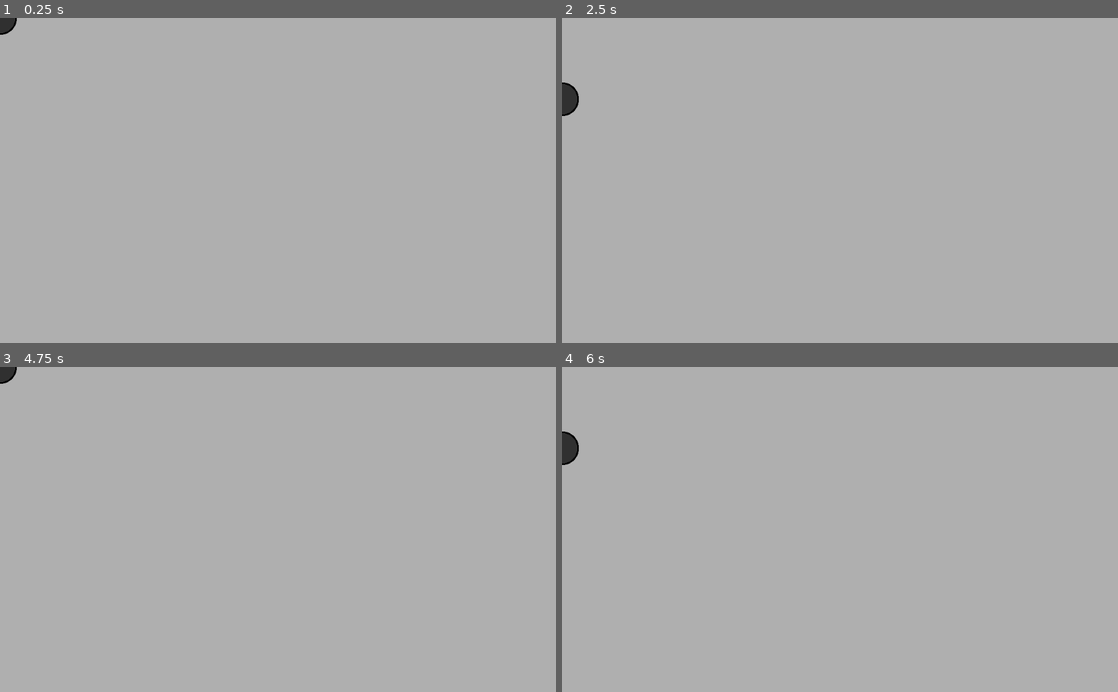
Above: before the commit, frames 1-4 (two rows, left to right).
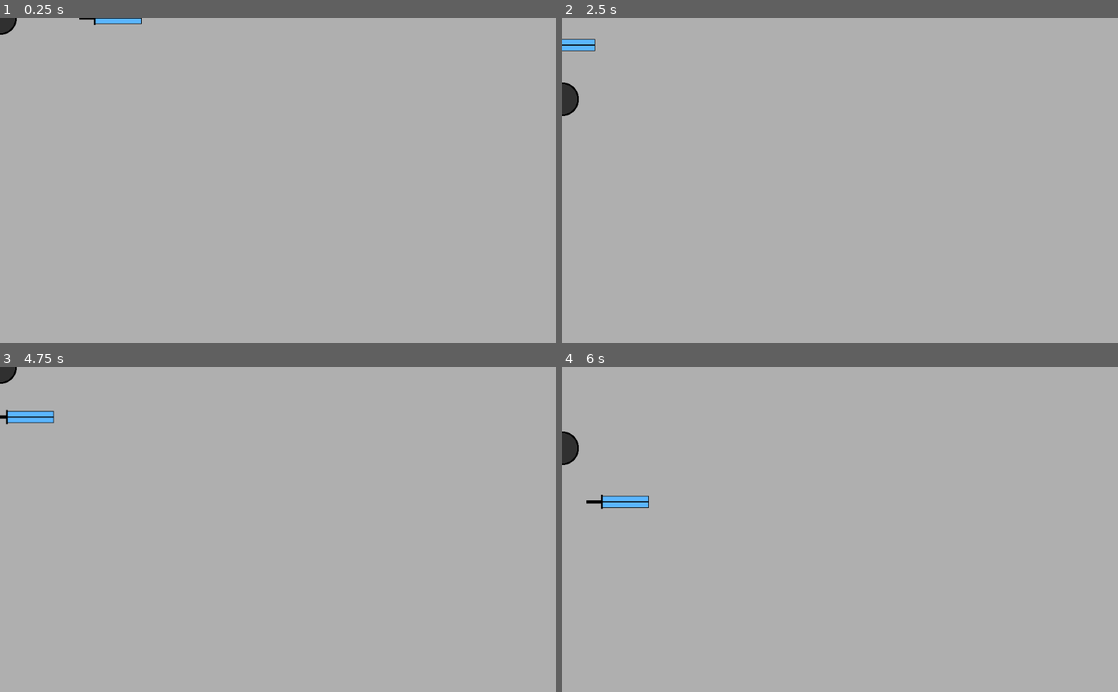
Above: after the commit, the same moments.

Repository: Izook/psychic-blade
Game: Godot game, scene res://scenes/Main.tscn
Same seed, same stepped clock (60 frames per second), same inputs: the game is played once before the commit and once after it.
Inputs:
- Up to frame 1 (0.25 s): no input
- Up to frame 2 (2.5 s): tap Enter at 0.5 s; hold D (rotate_right, bound only after the commit) 0.53-1.28 s; hold S (pull_in, bound only after the commit) 0.53-1.28 s; tap W (push_out, bound only after the commit) at 0.8, 1.35, 2.3 s; hold Down (move_down) 1.28-2.03 s; tap S (pull_in, bound only after the commit) at 1.55 s; hold D (rotate_right, bound only after the commit) from 2.03 s (still down); hold S (pull_in, bound only after the commit) from 2.03 s (still down)
- Up to frame 3 (4.75 s): release D (rotate_right, bound only after the commit) at 2.78 s; release S (pull_in, bound only after the commit) at 2.78 s; hold Up (move_up) 2.78-3.53 s; tap W (push_out, bound only after the commit) at 2.85, 3.8, 4.35 s; tap S (pull_in, bound only after the commit) at 3.05, 4.55 s; hold S (pull_in, bound only after the commit) 3.53-4.28 s; hold A (rotate_left, bound only after the commit) from 3.53 s (still down); tap Space at 4.25 s
- Up to frame 4 (6 s): release A (rotate_left, bound only after the commit) at 5.03 s; hold Down (move_down) 5.03-5.78 s; hold S (pull_in, bound only after the commit) 5.03-5.78 s; tap W (push_out, bound only after the commit) at 5.3, 5.85 s; hold D (rotate_right, bound only after the commit) from 5.78 s (still down)

The runs differ from the first frame. In frame 1, 0.2% of the frame differs, in the area x 14-26%, y 0-3%; in frame 2, 0.2%; in frame 3, 0.4%; in frame 4, 0.4%, in the area x 4-16%, y 39-44%.

Commit message:
Get blade to rotate around player

Diff:
--- a/project.godot
+++ b/project.godot
@@ -42,6 +42,26 @@
 "events": [ Object(InputEventKey,"resource_local_to_scene":false,"resource_name":"","device":0,"alt":false,"shift":false,"control":false,"meta":false,"command":false,"pressed":false,"scancode":16777232,"unicode":0,"echo":false,"script":null)
  ]
 }
+rotate_left={
+"deadzone": 0.5,
+"events": [ Object(InputEventKey,"resource_local_to_scene":false,"resource_name":"","device":0,"alt":false,"shift":false,"control":false,"meta":false,"command":false,"pressed":false,"scancode":65,"unicode":0,"echo":false,"script":null)
+ ]
+}
+rotate_right={
+"deadzone": 0.5,
+"events": [ Object(InputEventKey,"resource_local_to_scene":false,"resource_name":"","device":0,"alt":false,"shift":false,"control":false,"meta":false,"command":false,"pressed":false,"scancode":68,"unicode":0,"echo":false,"script":null)
+ ]
+}
+push_out={
+"deadzone": 0.5,
+"events": [ Object(InputEventKey,"resource_local_to_scene":false,"resource_name":"","device":0,"alt":false,"shift":false,"control":false,"meta":false,"command":false,"pressed":false,"scancode":87,"unicode":0,"echo":false,"script":null)
+ ]
+}
+pull_in={
+"deadzone": 0.5,
+"events": [ Object(InputEventKey,"resource_local_to_scene":false,"resource_name":"","device":0,"alt":false,"shift":false,"control":false,"meta":false,"command":false,"pressed":false,"scancode":83,"unicode":0,"echo":false,"script":null)
+ ]
+}
 
 [rendering]
 
--- /dev/null
+++ b/scenes/Blade.tscn
@@ -0,0 +1,27 @@
+[gd_scene load_steps=4 format=2]
+
+[ext_resource path="res://assets/blade.png" type="Texture" id=1]
+[ext_resource path="res://scripts/Blade.gd" type="Script" id=2]
+
+[sub_resource type="RectangleShape2D" id=1]
+extents = Vector2( 64, 16 )
+
+[node name="Node2D" type="Node2D"]
+script = ExtResource( 2 )
+
+[node name="Blade" type="KinematicBody2D" parent="."]
+position = Vector2( 200, 0 )
+collision_layer = 2
+collision_mask = 2
+
+[node name="CollisionShape2D" type="CollisionShape2D" parent="Blade"]
+shape = SubResource( 1 )
+__meta__ = {
+"_edit_lock_": true
+}
+
+[node name="Sprite" type="Sprite" parent="Blade"]
+texture = ExtResource( 1 )
+__meta__ = {
+"_edit_lock_": true
+}
--- a/scenes/Main.tscn
+++ b/scenes/Main.tscn
@@ -8,3 +8,4 @@
 }
 
 [node name="Player" parent="." instance=ExtResource( 1 )]
+collision_layer = 16384
--- a/scenes/Player.tscn
+++ b/scenes/Player.tscn
@@ -1,7 +1,8 @@
-[gd_scene load_steps=4 format=2]
+[gd_scene load_steps=5 format=2]
 
 [ext_resource path="res://assets/player_sprite.png" type="Texture" id=1]
 [ext_resource path="res://scripts/Player.gd" type="Script" id=2]
+[ext_resource path="res://scenes/Blade.tscn" type="PackedScene" id=3]
 
 [sub_resource type="RectangleShape2D" id=1]
 extents = Vector2( 32, 32 )
@@ -23,3 +24,5 @@
 __meta__ = {
 "_edit_lock_": true
 }
+
+[node name="Node2D" parent="." instance=ExtResource( 3 )]
--- /dev/null
+++ b/scripts/Blade.gd
@@ -0,0 +1,39 @@
+extends Node2D
+
+const MAX_RADIUS = 300
+const MIN_RADIUS = 100
+
+var polar_vector
+
+var radius = 200
+var radial_speed = 10
+
+var angle = 0
+var angular_speed = PI/48
+
+
+func _limit_radius(r):
+	if r > MAX_RADIUS:
+		r = MAX_RADIUS
+	if r < MIN_RADIUS:
+		r = MIN_RADIUS
+	return r
+
+
+func _get_input():
+	if Input.is_action_pressed('rotate_left'):
+		angle -= angular_speed
+	if Input.is_action_pressed('rotate_right'):
+		angle += angular_speed
+	if Input.is_action_pressed('push_out'):
+		radius += radial_speed
+	if Input.is_action_pressed('pull_in'):
+		radius -= radial_speed
+
+	radius = _limit_radius(radius)
+
+
+func _physics_process(delta):
+	_get_input()
+	polar_vector = polar2cartesian(radius, angle)
+	$Blade.set_position(polar_vector)
Binary file added: assets/blade.png
